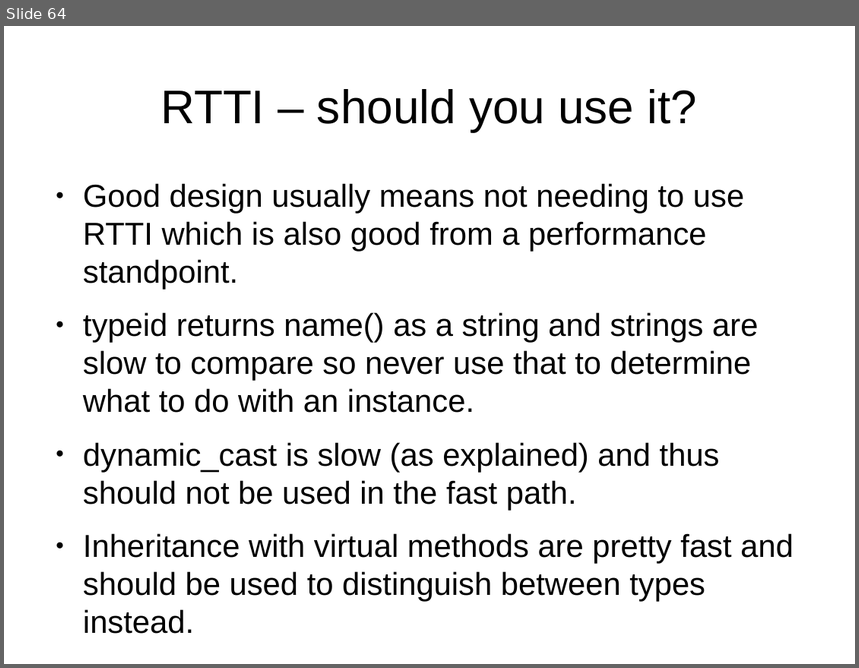
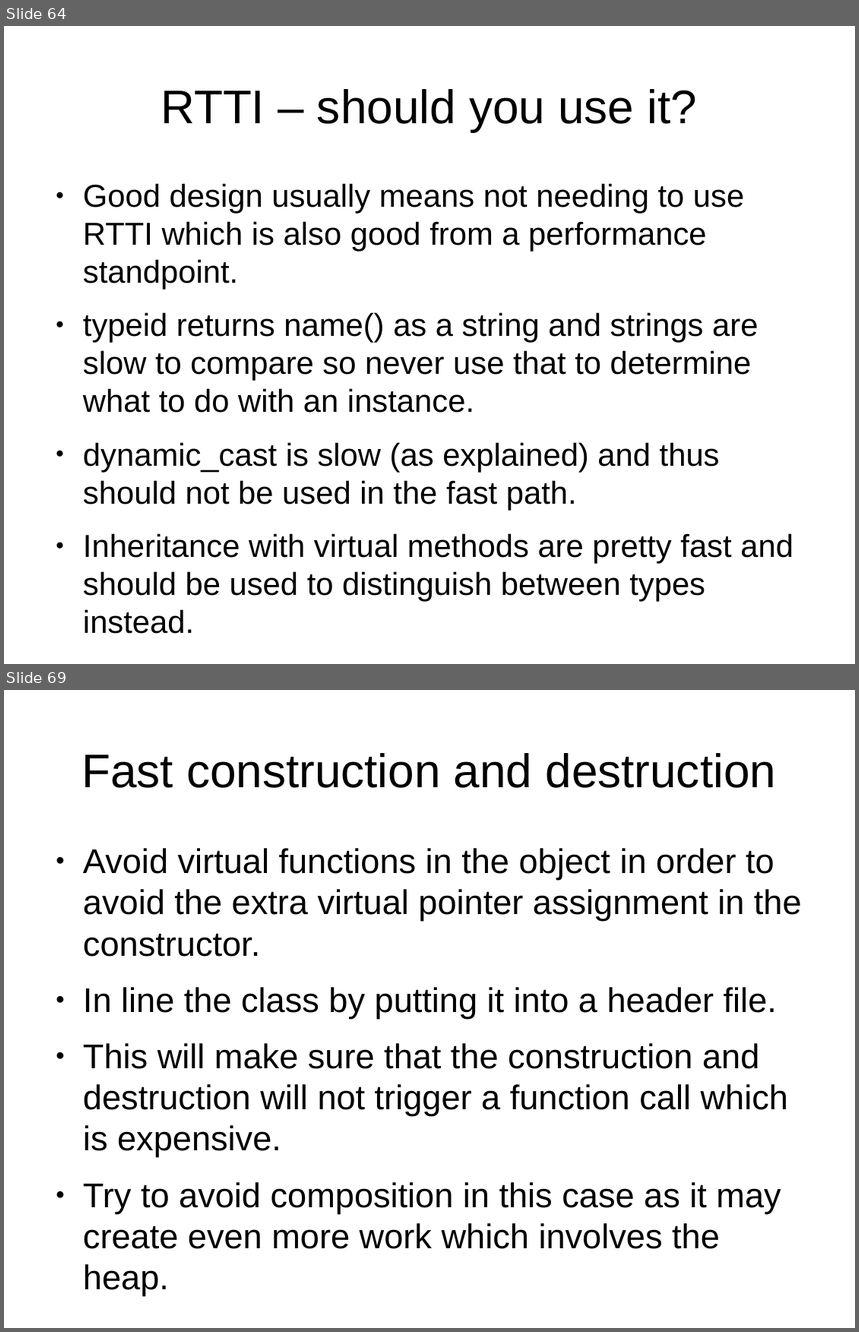
Before and after one commit to veltzer/demos-linux, a slide deck: multi_core/effective_cplusplus.odp. Shown one above the other, each under a label of ours: slide 64 before the commit, slides 64 and 69 after it; the slides between them are not shown. The pictures are 859x668 and 859x1332 pixels, drawn with LibreOffice and Linux fonts; fonts in the diff are those of the drawing. Boxes give left, top, right and bottom in pixels: in the first picture for what was removed or moved away, otherwise in the second. Text is boxed around its words. In the diff, an @@ line names an element or a change of style, - is before the commit and + after.

```diff
--- a/multi_core/effective_cplusplus.odp
+++ b/multi_core/effective_cplusplus.odp
@@ slide 69 added at (x1=4, y1=690, x2=855, y2=1328), background #FFFFFF @@
@@ title added at (x1=82, y1=753, x2=776, y2=788), 44 pt, text #000000 @@
+Fast construction and destruction
@@ text added at (x1=83, y1=848, x2=802, y2=1249), 32 pt, text #000000 @@
+● Avoid virtual functions in the object in order to avoid the extra virtual pointer assignment in the constructor.
+● In line the class by putting it into a header file.
+● This will make sure that the construction and destruction will not trigger a function call which is expensive.
+● Try to avoid composition in this case as it may create even more work which involves the heap.
```
Also in this commit, not shown: 12 other slides added, 1 other file.
